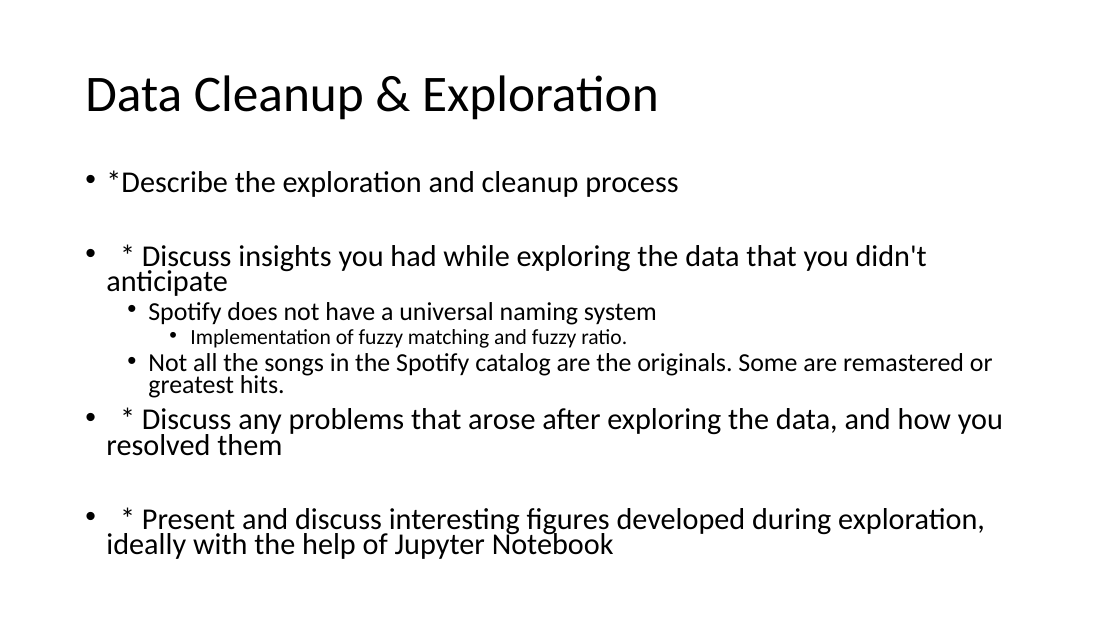
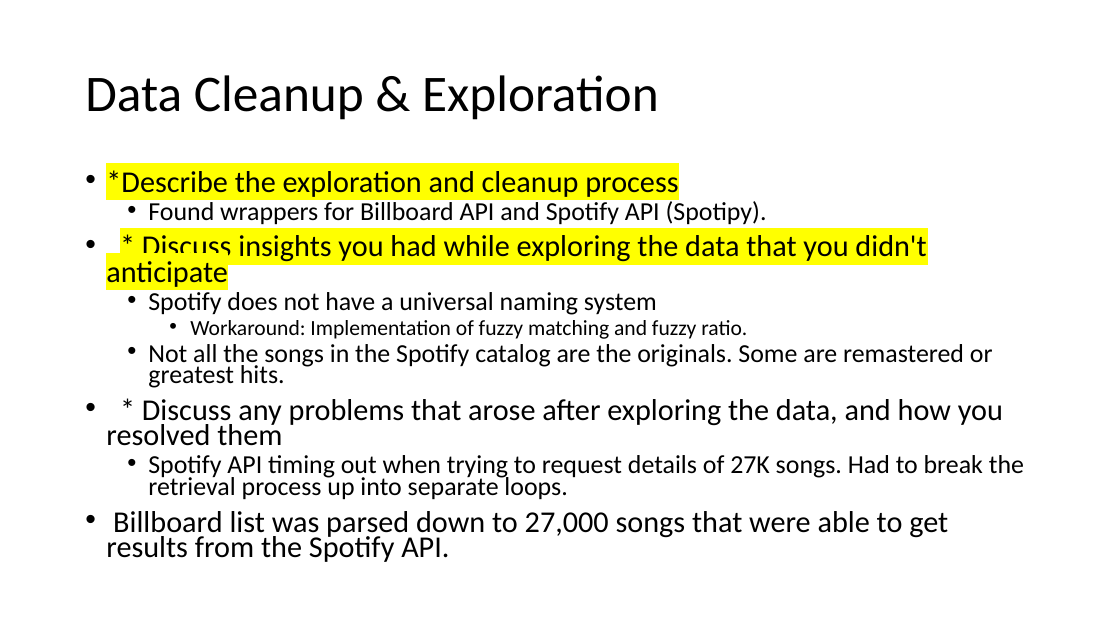
Before and after one commit to wwenash/New_improved_repo, a slide deck: slide 5 of Spotify Presentation.pptx (slide 4 before the commit). Drawn at 1120x630 pixels with LibreOffice and Linux fonts; fonts in the diff are those of the drawing. Boxes give left, top, right and bottom in pixels: in the first picture for what was removed or moved away, otherwise in the second. Text is boxed around its words. In the diff, an @@ line names an element or a change of style, - is before the commit and + after.

```diff
--- a/Spotify Presentation.pptx
+++ b/Spotify Presentation.pptx
@@ text at box(106, 170, 926, 287): highlight none to #FFFF00 in "*Describe the exploration and cleanup process", "* Discuss insights you had while exploring ..." @@
@@ text at box(148, 199, 767, 225): paragraph added @@
+  • Found wrappers for Billboard API and Spotify API (Spotipy).
@@ text at box(190, 320, 747, 339): text changed @@
-    • Implementation of fuzzy matching and fuzzy ratio.
+    • Workaround: Implementation of fuzzy matching and fuzzy ratio.
@@ text at box(106, 455, 1024, 562): text changed; size 25.9 to 22.2 pt @@
-• * Present and discuss interesting figures developed during exploration, ideally with the help of Jupyter Notebook
+  • Spotify API timing out when trying to request details of 27K songs. Had to break the retrieval process up into separate loops.
+• Billboard list was parsed down to 27,000 songs that were able to get results from the Spotify API.
```
Also in this commit, not shown: 5 other slides changed, 2 slides added.
